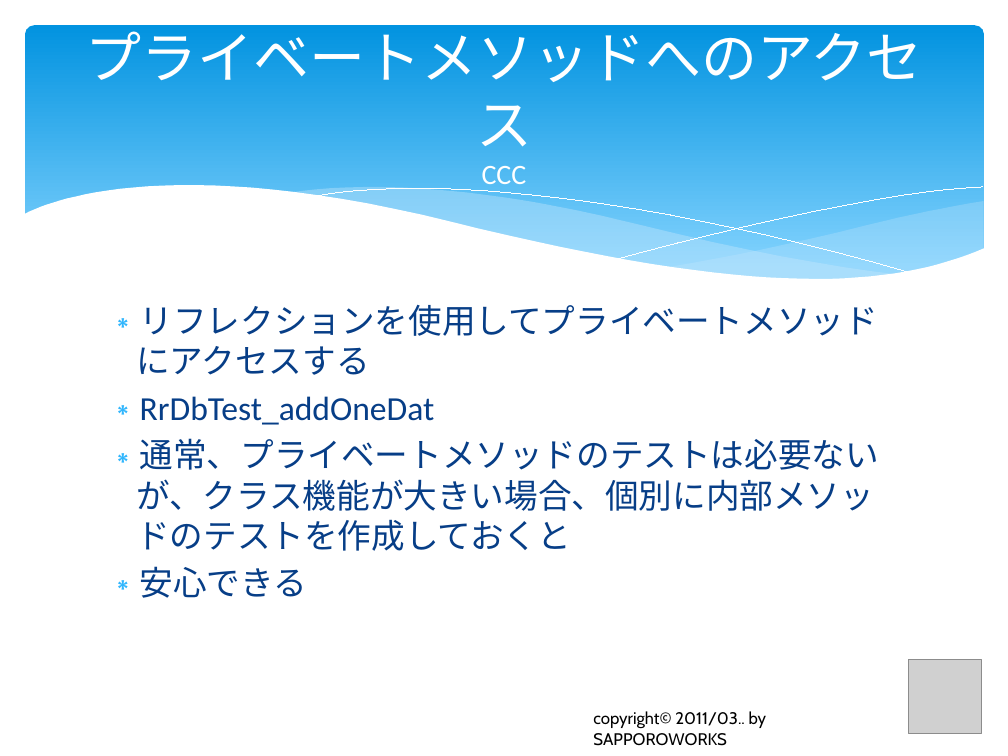
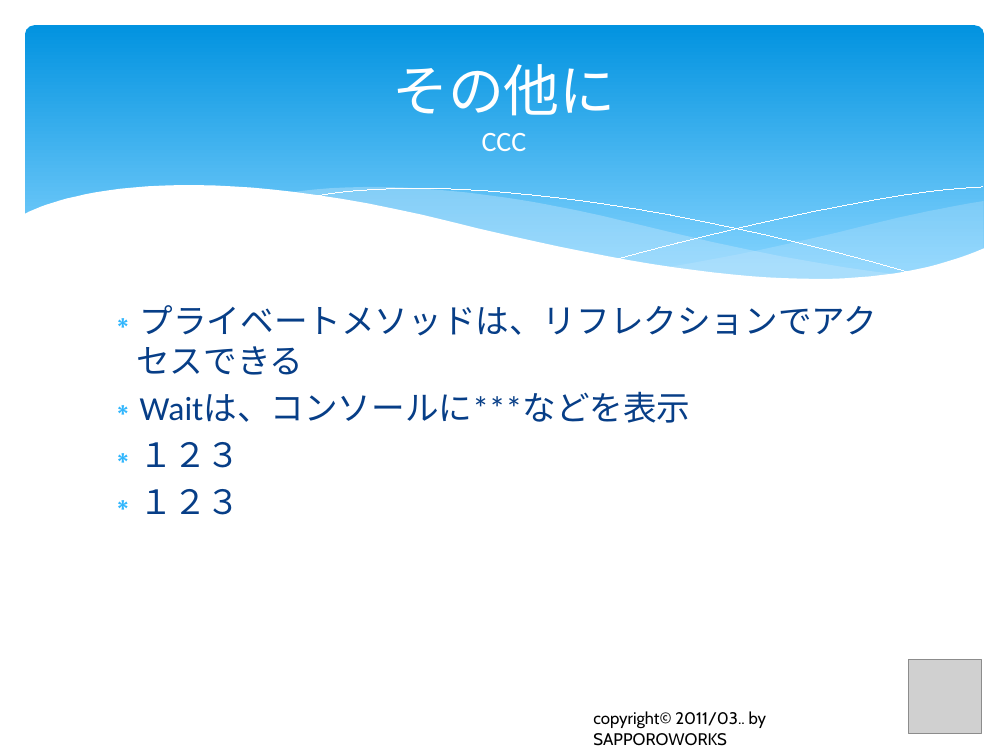
Before and after one commit to furuya02/clrh78, a slide deck: slide 73 of C# から Java へのプログラム移植で体験したTDDの効果は？.pptx (slide 68 before the commit). Drawn at 1008x756 pixels with LibreOffice and Linux fonts; fonts in the diff are those of the drawing; grey boxes stand for pictures. Boxes give left, top, right and bottom in pixels: in the first picture for what was removed or moved away, otherwise in the second. Text is boxed around its words. In the diff, an @@ line names an element or a change of style, - is before the commit and + after.

Commit message:
2013.01.15 0245

```diff
--- a/C# から Java へのプログラム移植で体験したTDDの効果は？.pptx
+++ b/C# から Java へのプログラム移植で体験したTDDの効果は？.pptx
@@ title at (392,64,616,151): text changed @@
-プライベートメソッドへのアクセス
-CCC
+その他に
+CCC
@@ text at (136,305,878,515): text changed @@
-∗ リフレクションを使用してプライベートメソッドにアクセスする
-∗ RrDbTest_addOneDat
-∗ 通常、プライベートメソッドのテストは必要ないが、クラス機能が大きい場合、個別に内部メソッドのテストを作成しておくと
-∗ 安心できる
+∗ プライベートメソッドは、リフレクションでアクセスできる
+∗ Waitは、コンソールに***などを表示
+∗ １２３
+∗ １２３
```
Also in this commit, not shown: 17 other slides changed, 13 slides added, 3 slides removed.
